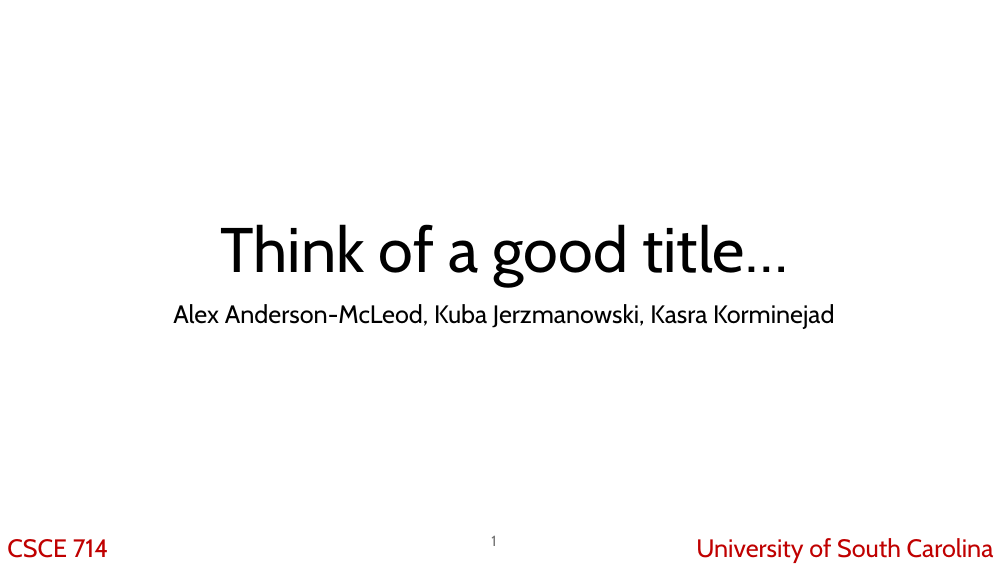
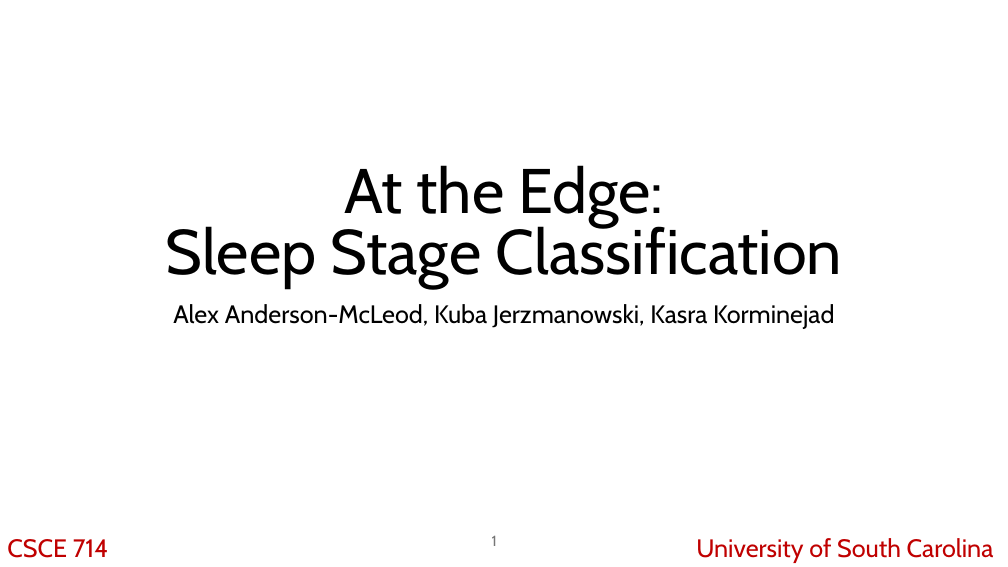
Before and after one commit to KubaJerz/sleep-stage-classifier, a slide deck: slide 1 of CSCE 714 Midterm Presentation.odp. Drawn at 1008x567 pixels with LibreOffice and Linux fonts; fonts in the diff are those of the drawing. Boxes give left, top, right and bottom in pixels: in the first picture for what was removed or moved away, otherwise in the second. Text is boxed around its words. In the diff, an @@ line names an element or a change of style, - is before the commit and + after.

```diff
--- a/CSCE 714 Midterm Presentation.odp
+++ b/CSCE 714 Midterm Presentation.odp
@@ title at <box>166,165,842,288</box>: text changed @@
-Think of a good title…
+At the Edge:
+Sleep Stage Classification
```
Also in this commit, not shown: 7 other slides changed, 7 slides added, 1 slide removed, 5 other files.
